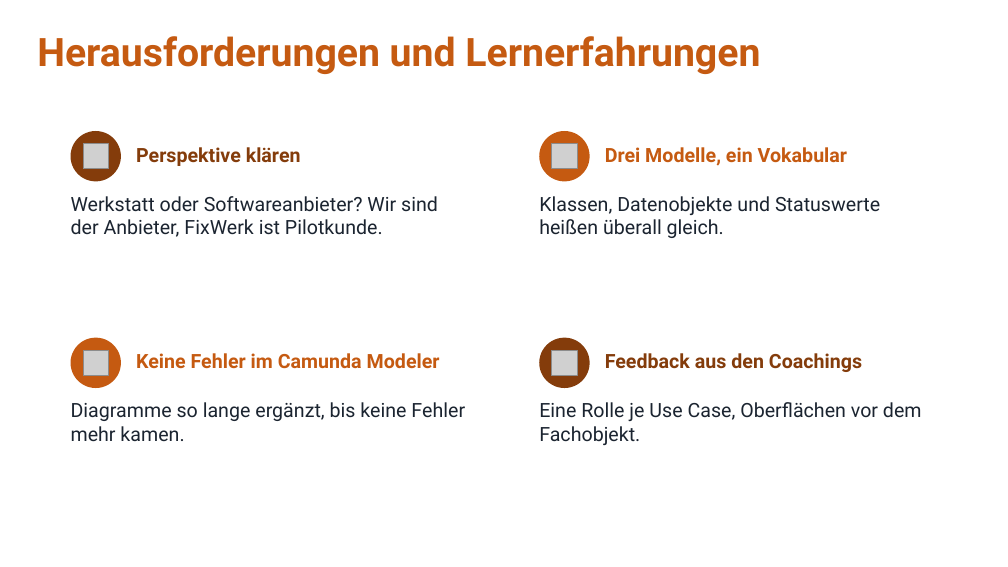
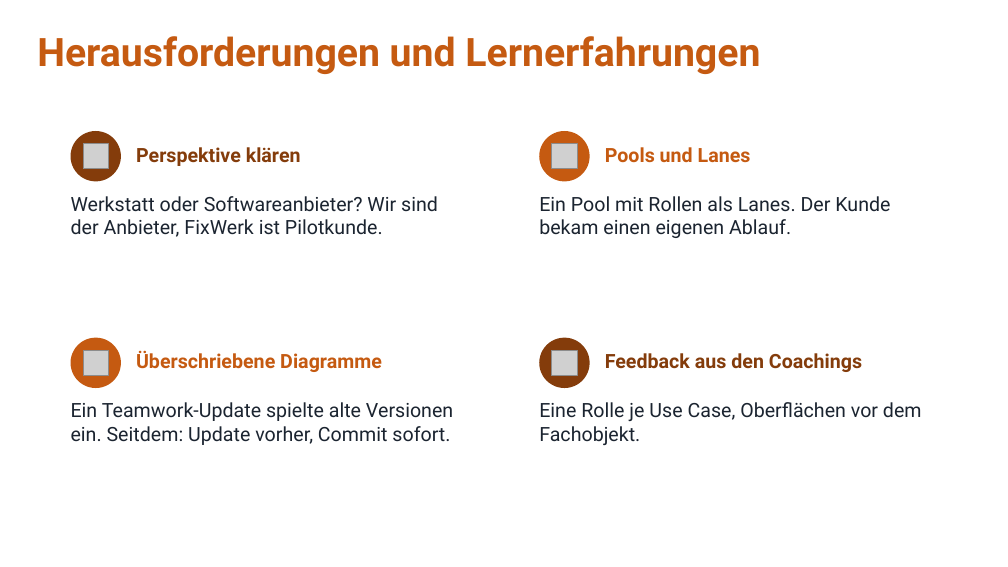
Before and after one commit to jakobschwan123-cmd/casestudy-semester-3, a slide deck: slide 17 of 4_praesentation/Abschlusspraesentation.pptx. Drawn at 1008x567 pixels with LibreOffice and Linux fonts; fonts in the diff are those of the drawing; grey boxes stand for pictures. Boxes give left, top, right and bottom in pixels: in the first picture for what was removed or moved away, otherwise in the second. Text is boxed around its words. In the diff, an @@ line names an element or a change of style, - is before the commit and + after.

```diff
--- a/4_praesentation/Abschlusspraesentation.pptx
+++ b/4_praesentation/Abschlusspraesentation.pptx
@@ text at box(605, 147, 751, 163): text changed @@
-Drei Modelle, ein Vokabular
+Pools und Lanes
@@ text at box(539, 196, 890, 238): text changed @@
-Klassen, Datenobjekte und Statuswerte heißen überall gleich.
+Ein Pool mit Rollen als Lanes. Der Kunde bekam einen eigenen Ablauf.
@@ text at box(136, 350, 382, 372): text changed @@
-Keine Fehler im Camunda Modeler
+Überschriebene Diagramme
@@ text at box(71, 402, 453, 445): text changed @@
-Diagramme so lange ergänzt, bis keine Fehler mehr kamen.
+Ein Teamwork-Update spielte alte Versionen ein. Seitdem: Update vorher, Commit sofort.
```
Also in this commit, not shown: 1 other slide changed, 1 other file.
